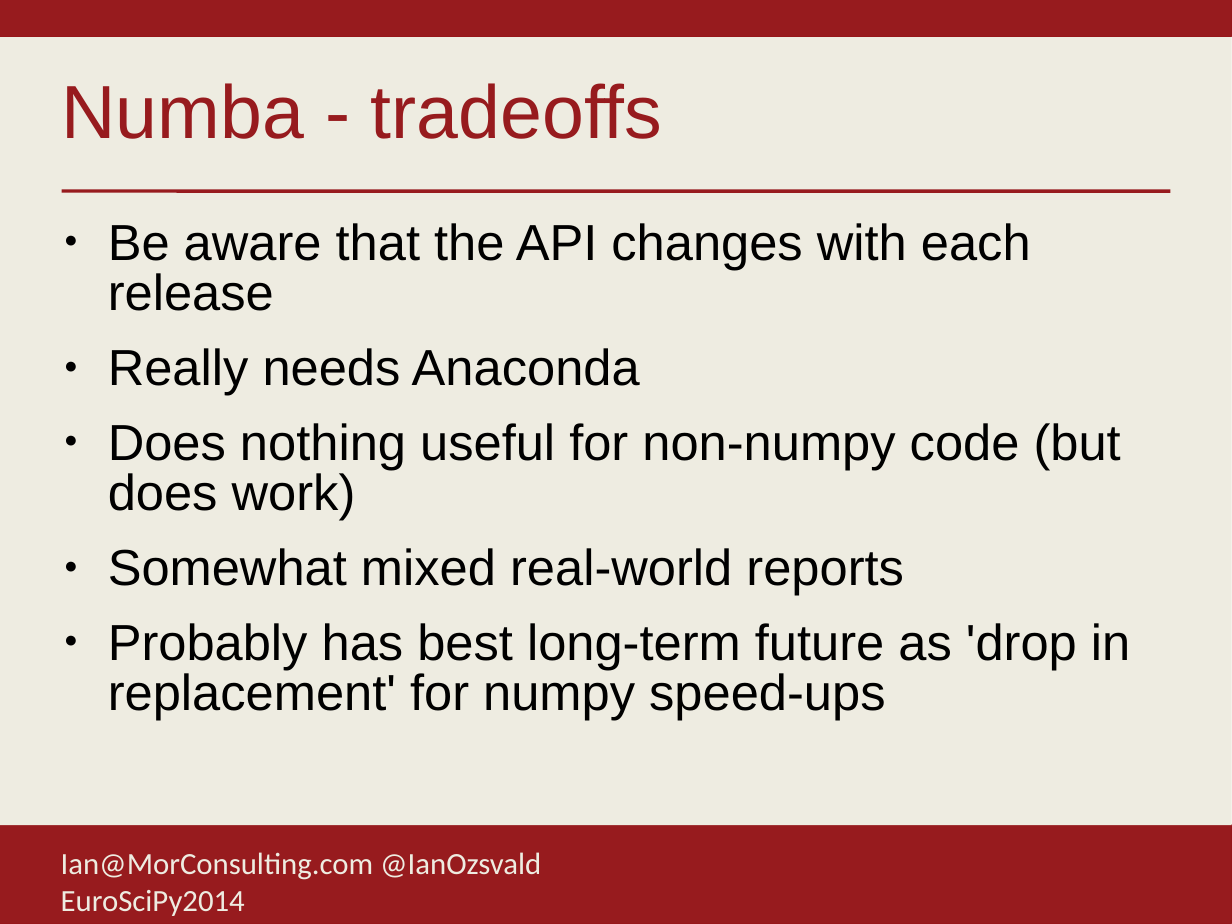
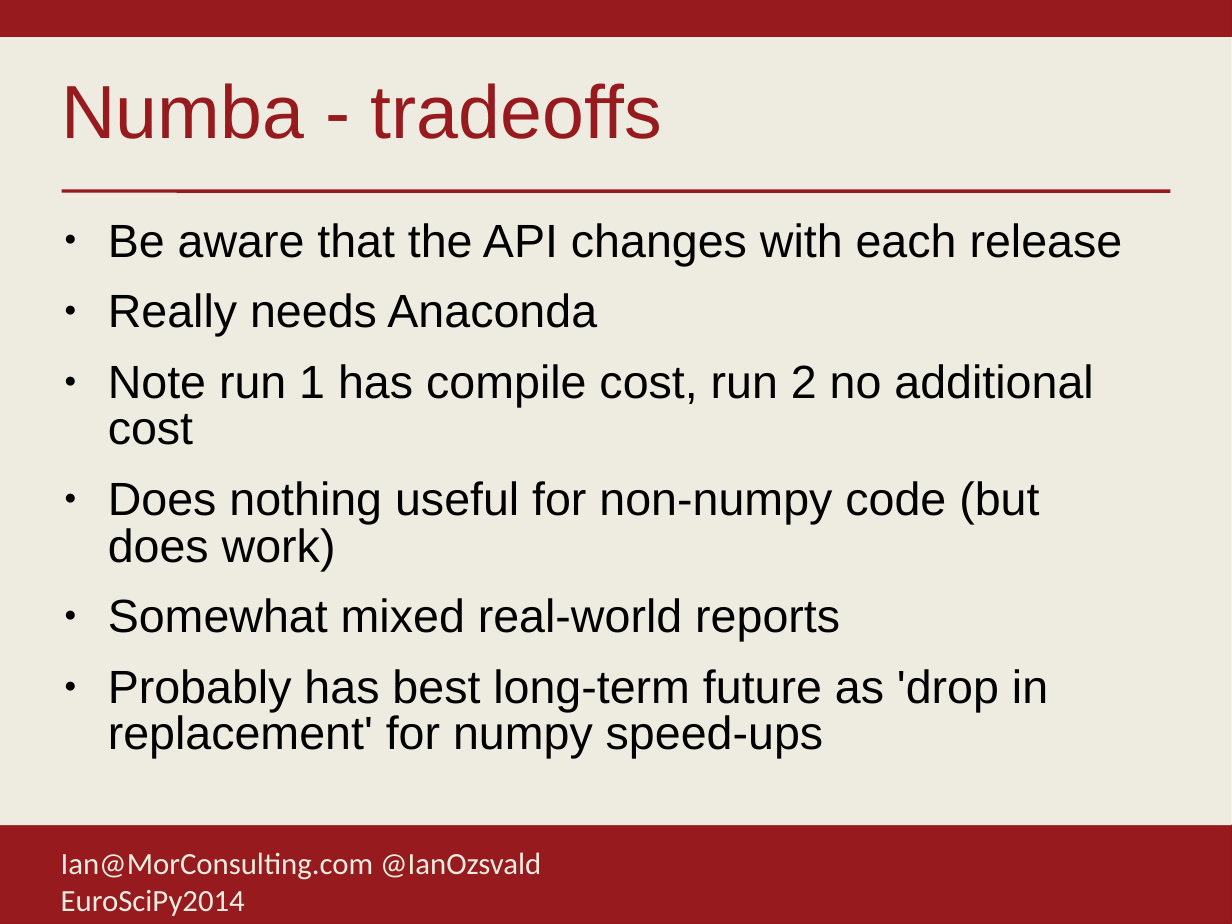
Before and after one commit to ianozsvald/euroscipy2014_highperformancepython, a slide deck: slide 57 of euroscipy2014_highperformancepython.odp. Drawn at 1232x924 pixels with LibreOffice and Linux fonts; fonts in the diff are those of the drawing; background and template pictures are left out. Boxes give left, top, right and bottom in pixels: in the first picture for what was removed or moved away, otherwise in the second. Text is boxed around its words. In the diff, an @@ line names an element or a change of style, - is before the commit and + after.

```diff
--- a/euroscipy2014_highperformancepython.odp
+++ b/euroscipy2014_highperformancepython.odp
@@ text at box(108, 223, 1123, 759): size 29.6 to 27.2 pt in "Be aware that the API changes with ...", "Really needs Anaconda", "Does nothing useful for non-numpy code (but ...", "Somewhat mixed real-world reports" and 1 more places @@
@@ text at box(108, 364, 1093, 445): paragraph added @@
+● Note run 1 has compile cost, run 2 no additional cost
```
Also in this commit, not shown: 2 other slides changed, 1 slide added, 1 other file.
